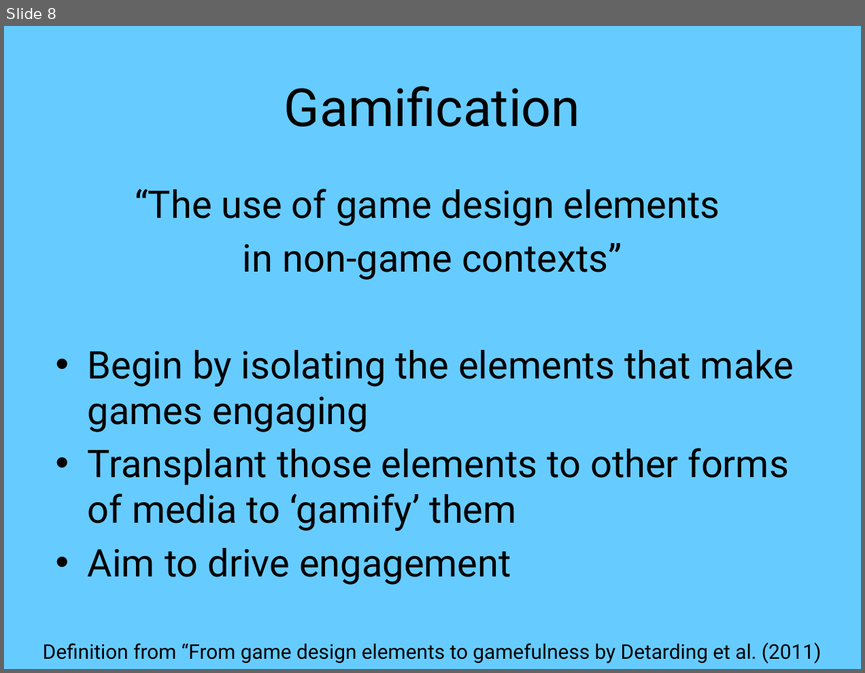
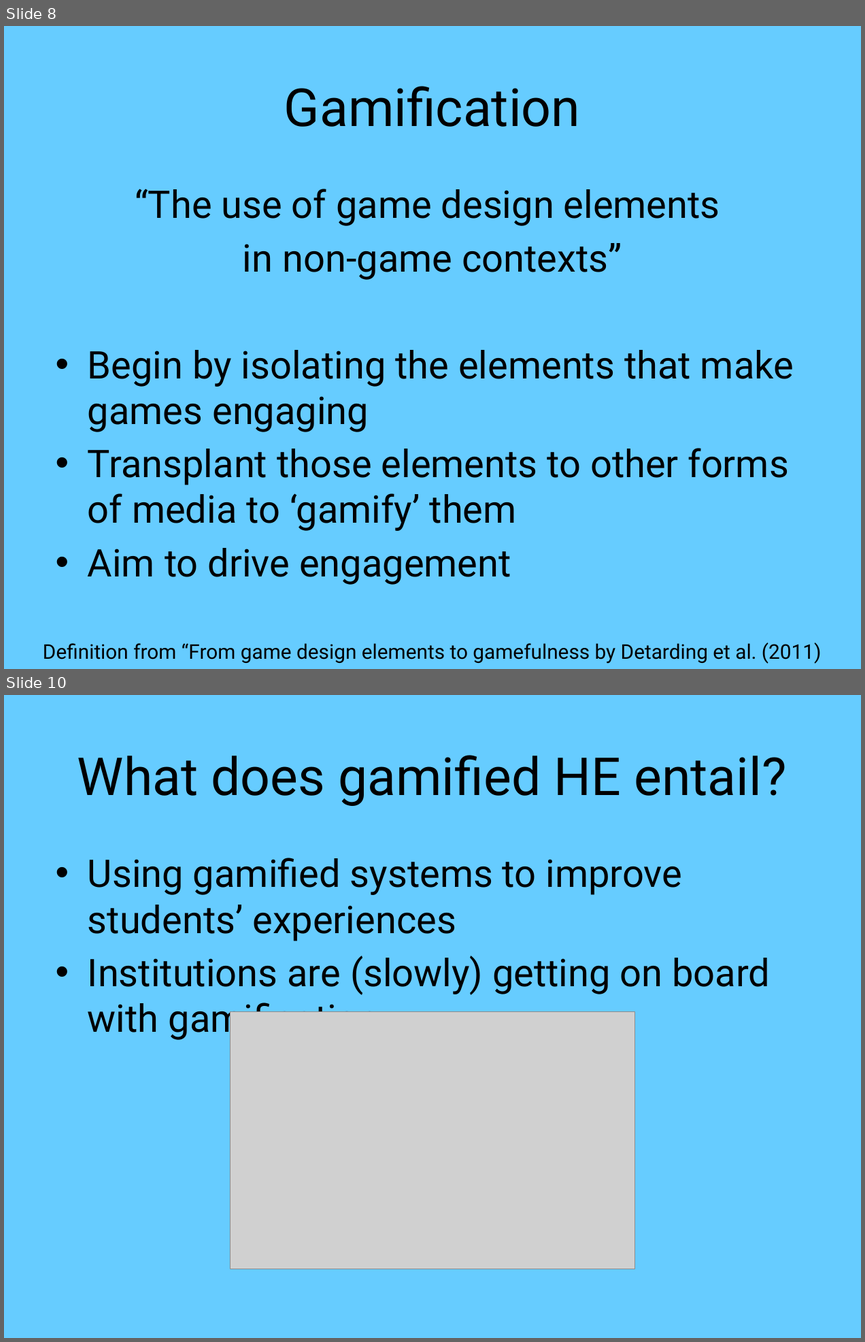
Before and after one commit to mcnutty26/dissertation, a slide deck: docs/presentation/master.pptx. Shown one above the other, each under a label of ours: slide 8 before the commit, slides 8 and 10 after it; the slides between them are not shown. The pictures are 865x673 and 865x1342 pixels, drawn with LibreOffice and Linux fonts; fonts in the diff are those of the drawing; grey boxes stand for pictures. Boxes give left, top, right and bottom in pixels: in the first picture for what was removed or moved away, otherwise in the second. Text is boxed around its words. In the diff, an @@ line names an element or a change of style, - is before the commit and + after.

```diff
--- a/docs/presentation/master.pptx
+++ b/docs/presentation/master.pptx
@@ slide 10 added at (4,695,861,1338), background #66CCFF @@
@@ title added at (77,755,786,806), 44 pt, text #000000 @@
+What does gamified HE entail?
@@ text added at (88,858,770,1041), 32 pt, text #000000 @@
+• Using gamified systems to improve students’ experiences
+• Institutions are (slowly) getting on board with gamification
@@ picture added at (230,1012,636,1269) @@
```
Also in this commit, not shown: 4 slides changed, 3 other slides added.
